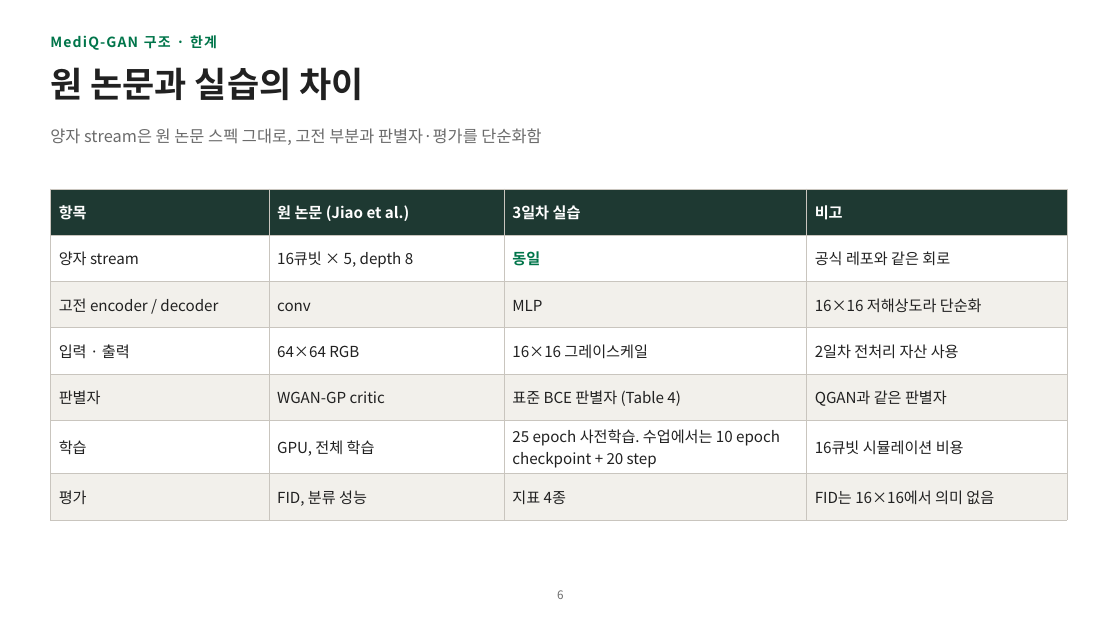
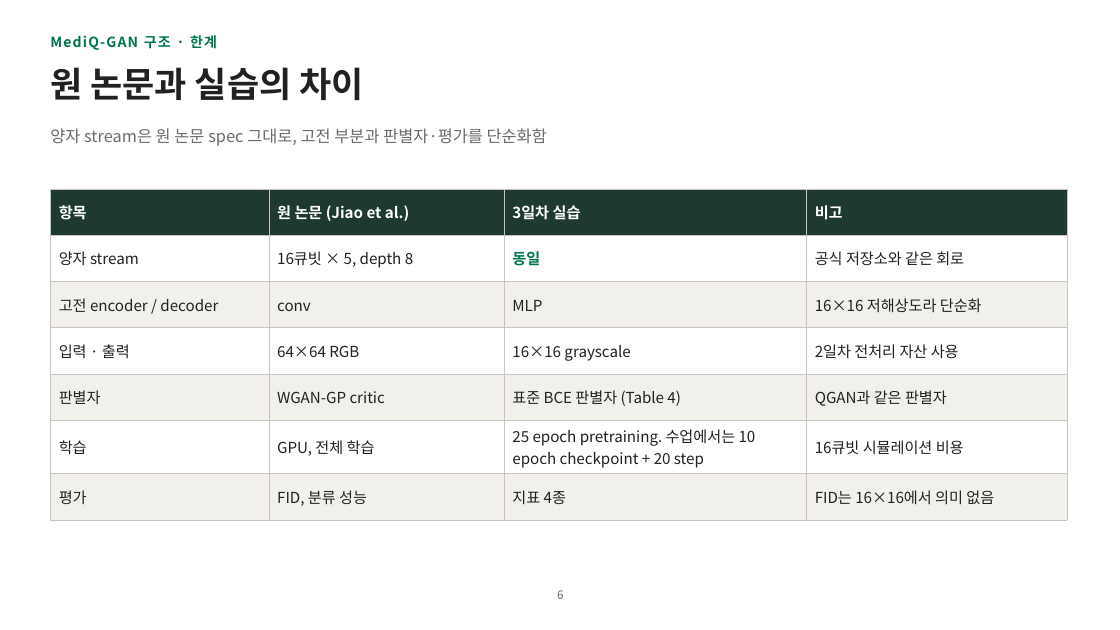
Before and after one commit to hyunhp/skin_disease_qml, a slide deck: slide 6 of practice/day3_slides/day3_practice_slides.pptx. Drawn at 1120x630 pixels with LibreOffice and Linux fonts; fonts in the diff are those of the drawing. Boxes give left, top, right and bottom in pixels: in the first picture for what was removed or moved away, otherwise in the second. Text is boxed around its words. In the diff, an @@ line names an element or a change of style, - is before the commit and + after.

```diff
--- a/practice/day3_slides/day3_practice_slides.pptx
+++ b/practice/day3_slides/day3_practice_slides.pptx
@@ text at bbox=[50, 128, 547, 146]: text changed @@
-양자 stream은 원 논문 스펙 그대로, 고전 부분과 판별자·평가를 단순화함
+양자 stream은 원 논문 spec 그대로, 고전 부분과 판별자·평가를 단순화함
@@ table at bbox=[50, 189, 1067, 510] @@
-row 2, column 4: 공식 레포와 같은 회로
+row 2, column 4: 공식 저장소와 같은 회로
-row 4, column 3: 16×16 그레이스케일
+row 4, column 3: 16×16 grayscale
-row 6, column 3: 25 epoch 사전학습. 수업에서는 10 epoch checkpoint + 20 step
+row 6, column 3: 25 epoch pretraining. 수업에서는 10 epoch checkpoint + 20 step
```
Also in this commit, not shown: 5 other slides changed, 13 other files.
